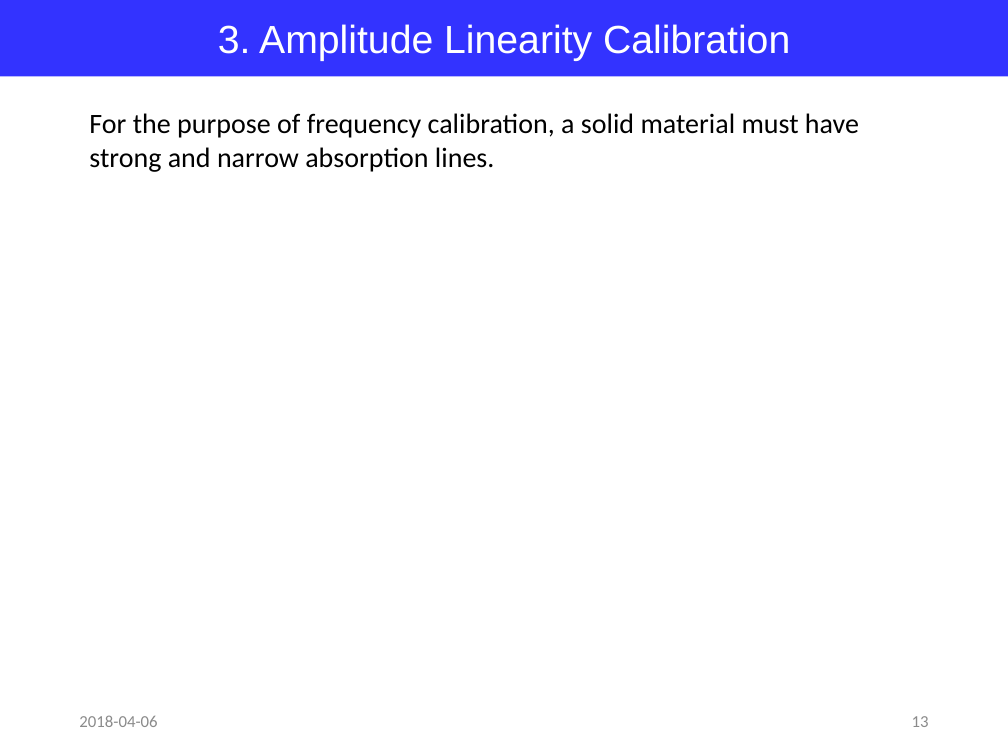
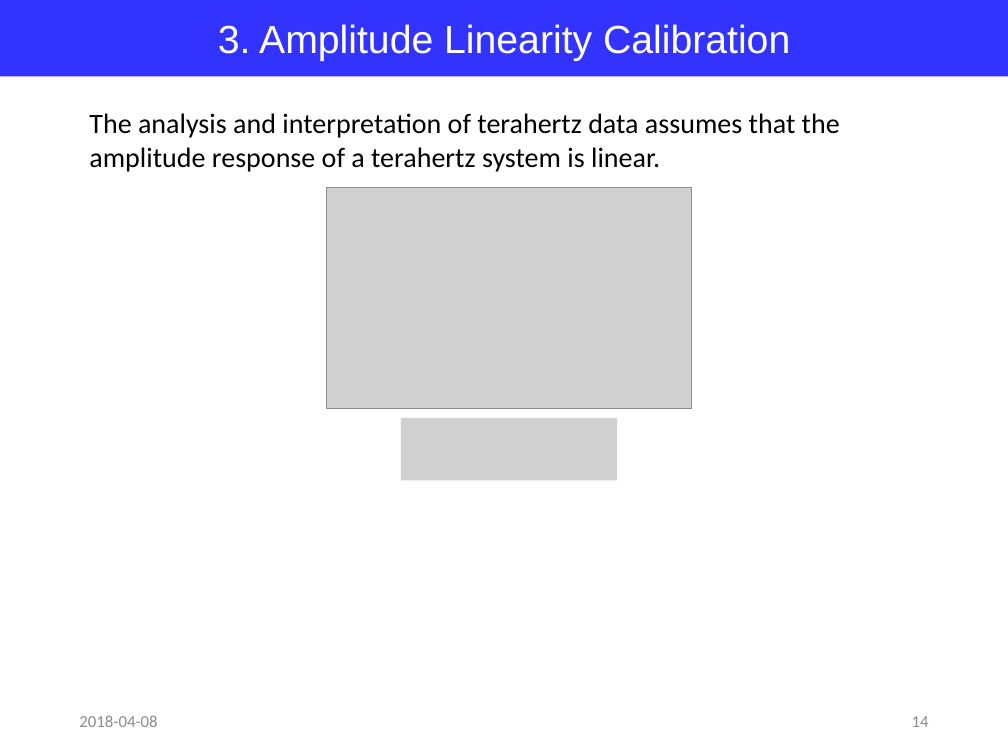
Before and after one commit to jglee96/NBTP_Lab, a slide deck: slide 14 of Terahertz Metrology/Ch6/Terahertz Metrology_Ch6.pptx (slide 13 before the commit). Drawn at 1008x756 pixels with LibreOffice and Linux fonts; fonts in the diff are those of the drawing; grey boxes stand for pictures. Boxes give left, top, right and bottom in pixels: in the first picture for what was removed or moved away, otherwise in the second. Text is boxed around its words. In the diff, an @@ line names an element or a change of style, - is before the commit and + after.

```diff
--- a/Terahertz Metrology/Ch6/Terahertz Metrology_Ch6.pptx
+++ b/Terahertz Metrology/Ch6/Terahertz Metrology_Ch6.pptx
@@ text at bbox=[89, 113, 840, 172]: text changed @@
-For the purpose of frequency calibration, a solid material must have strong and narrow absorption lines.
+The analysis and interpretation of terahertz data assumes that the amplitude response of a terahertz system is linear.
@@ picture added at bbox=[327, 187, 690, 408] @@
@@ picture added at bbox=[401, 418, 617, 481] @@
@@ text at bbox=[79, 715, 157, 727]: text changed @@
-2018-04-06
+2018-04-08
@@ page number at bbox=[912, 716, 929, 727]: text changed @@
-13
+14
```
Also in this commit, not shown: 15 other slides changed, 1 slide added, 7 other files.
